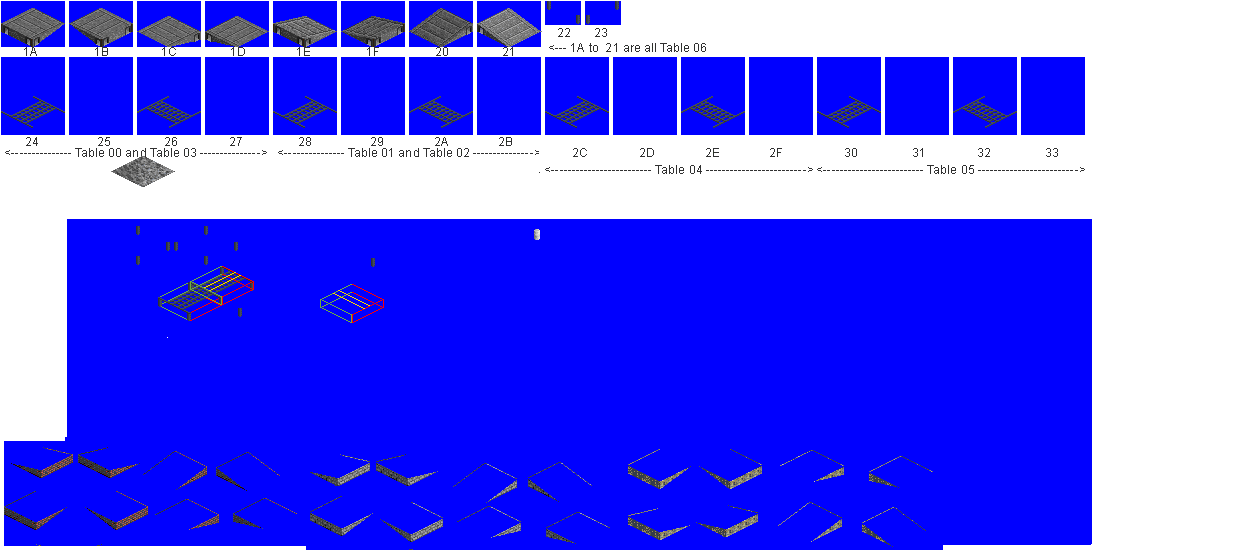
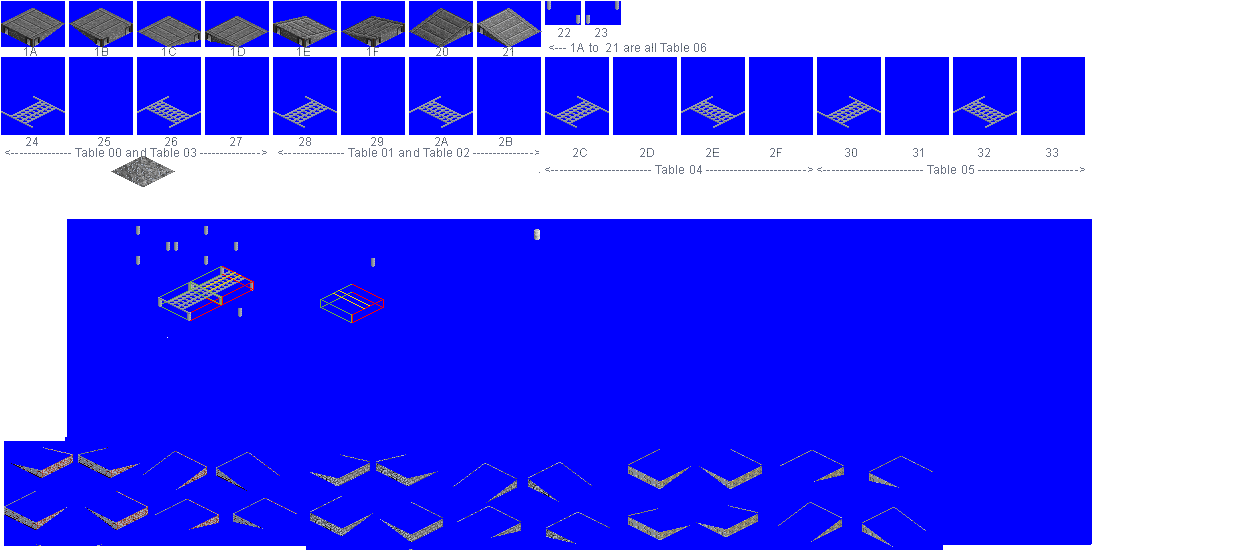
The second 1234px x 550px image is a revision of the first. Changes to its layers:
added layer "Pasted Layer #2" above "rail" over [1, 1, 1085, 550]
painted on "sky_rails.png" over [1, 1, 1085, 550]
